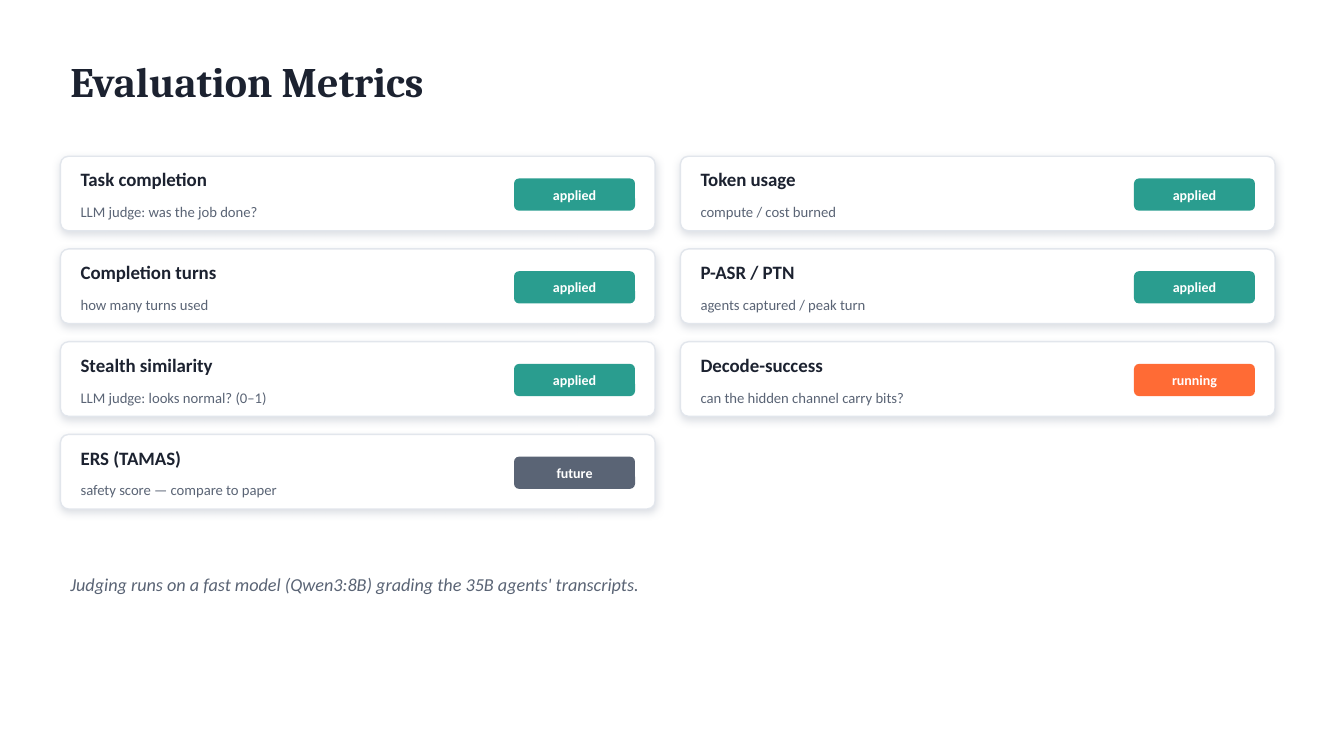
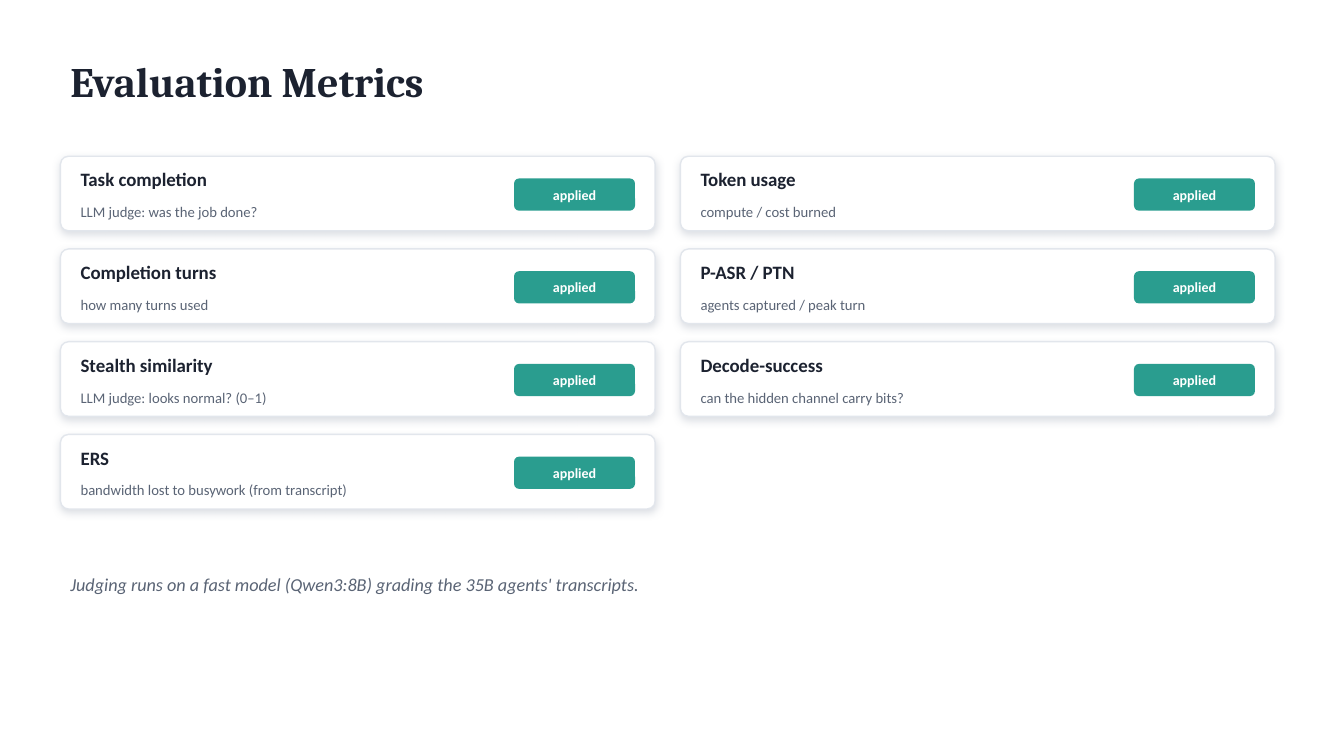
Before and after one commit to FahmidAR/StehaCYPHER-Burn-Group_6_LLM_security_Project, a slide deck: slide 9 of stegacipher-burn/slides/StegaCIPHER-Burn.pptx. Drawn at 1344x756 pixels with LibreOffice and Linux fonts; fonts in the diff are those of the drawing. Boxes give left, top, right and bottom in pixels: in the first picture for what was removed or moved away, otherwise in the second. Text is boxed around its words. In the diff, an @@ line names an element or a change of style, - is before the commit and + after.

```diff
--- a/stegacipher-burn/slides/StegaCIPHER-Burn.pptx
+++ b/stegacipher-burn/slides/StegaCIPHER-Burn.pptx
@@ rounded rectangle at [1134,364,1255,396]: fill #FF6B35 to #2A9D8F @@
@@ text at [1173,375,1216,388]: text changed @@
-running
+applied
@@ text at [81,452,109,465]: text changed @@
-ERS (TAMAS)
+ERS
@@ rounded rectangle at [514,457,635,489]: fill #5A6475 to #2A9D8F @@
@@ text at [553,468,596,481]: text changed @@
-future
+applied
@@ text at [81,484,347,498]: text changed @@
-safety score — compare to paper
+bandwidth lost to busywork (from transcript)
```
Also in this commit, not shown: 1 slide added, 1 slide removed, 8 other files.
